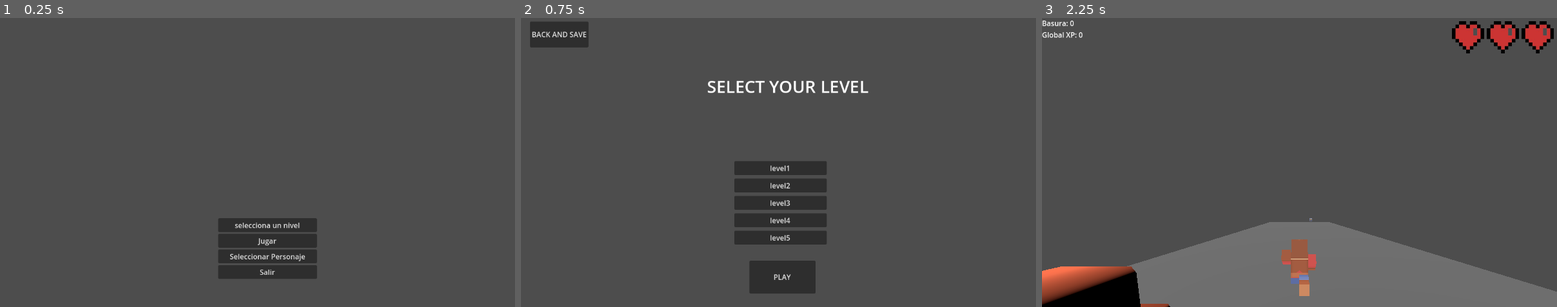
Above: before the commit, frames 1-3 (left to right).
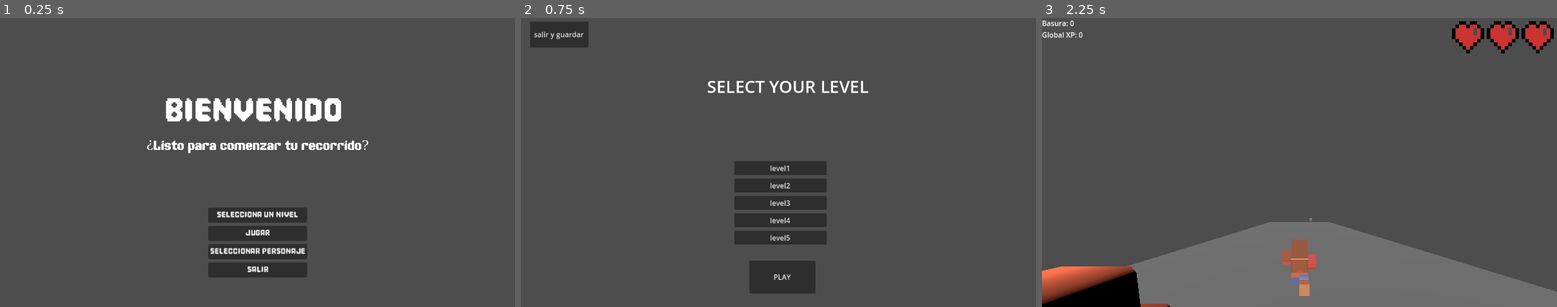
Above: after the commit, the same moments.

Repository: Ilesandres/game-recolections
Game: Godot game, scene res://src/UI/MainMenu.tscn
Same seed, same stepped clock (60 frames per second), same inputs: the game is played once before the commit and once after it.
Inputs:
- Up to frame 1 (0.25 s): no input
- Up to frame 2 (0.75 s): click "selecciona un nivel" at 0.5 s
- Up to frame 3 (2.25 s): click "BACK AND SAVE" (after the commit: "salir y guardar") at 1.25 s; click "Jugar" at 2 s

The runs differ from the first frame. In frame 1, 5.4% of the frame differs, in the area x 28-72%, y 27-91%; in frame 2, 0.1%; in frame 3, nothing differs.

Commit message:
agregar fonts a main

Diff:
--- /dev/null
+++ b/assets/shader/curved_text.gdshader
@@ -0,0 +1,17 @@
+shader_type canvas_item;
+
+uniform float curve_amount : hint_range(0.000, 0.05) = 0.005;
+uniform float center_offset : hint_range(0.0, 1.0) = 0.5;
+
+void fragment() {
+    vec2 uv_norm = UV;
+
+    float dist_from_center = uv_norm.x - center_offset;
+
+    float curve = dist_from_center * dist_from_center * curve_amount * 10.0;
+
+    vec2 new_uv = uv_norm;
+    new_uv.y += curve;
+
+    COLOR = texture(TEXTURE, new_uv);
+}
--- a/src/UI/LevelMenu.tscn
+++ b/src/UI/LevelMenu.tscn
@@ -76,7 +76,7 @@
 offset_top = 0.22399998
 offset_right = 0.08798218
 offset_bottom = -0.09600067
-text = "BACK AND SAVE"
+text = "salir y guardar"
 
 [node name="PlayButton" type="Button" parent="."]
 layout_mode = 1
--- a/src/UI/MainMenu.tscn
+++ b/src/UI/MainMenu.tscn
@@ -1,6 +1,8 @@
-[gd_scene load_steps=2 format=3 uid="uid://tc7uyrsmno8h"]
+[gd_scene load_steps=4 format=3 uid="uid://tc7uyrsmno8h"]
 
 [ext_resource type="Script" uid="uid://ik7cbo1n6un0" path="res://src/UI/MainMenu.gd" id="1_en4mt"]
+[ext_resource type="FontFile" uid="uid://cx566jpavurob" path="res://assets/fonts/pixel-game/Pixel Game.otf" id="2_yq4l5"]
+[ext_resource type="FontFile" uid="uid://rn8mmsjielmk" path="res://assets/fonts/game-paused-demo/Game Paused DEMO.otf" id="3_pe8e0"]
 
 [node name="MainMenu" type="Control"]
 layout_mode = 3
@@ -15,30 +17,71 @@
 layout_mode = 1
 anchors_preset = -1
 anchor_left = 0.5
-anchor_top = 0.69290125
-anchor_right = 0.53862846
+anchor_top = 0.656
+anchor_right = 0.5
 anchor_bottom = 1.0
-offset_left = -88.5
-offset_right = 88.5
+offset_left = -110.5
+offset_top = -0.088012695
+offset_right = 110.5
 grow_horizontal = 2
 grow_vertical = 2
-metadata/_edit_use_anchors_ = true
+theme_override_constants/separation = 7
 
 [node name="LevelButton" type="Button" parent="ButtonContainer"]
 layout_mode = 2
+theme_override_fonts/font = ExtResource("2_yq4l5")
+theme_override_font_sizes/font_size = 25
 text = "selecciona un nivel"
 
 [node name="PlayButton" type="Button" parent="ButtonContainer"]
 layout_mode = 2
+theme_override_fonts/font = ExtResource("2_yq4l5")
+theme_override_font_sizes/font_size = 25
 text = "Jugar"
 
 [node name="SelectCharacterButton" type="Button" parent="ButtonContainer"]
 layout_mode = 2
+theme_override_fonts/font = ExtResource("2_yq4l5")
+theme_override_font_sizes/font_size = 25
 text = "Seleccionar Personaje"
 
 [node name="ExitButton" type="Button" parent="ButtonContainer"]
 layout_mode = 2
+theme_override_fonts/font = ExtResource("2_yq4l5")
+theme_override_font_sizes/font_size = 25
 text = "Salir"
+
+[node name="GridContainer" type="GridContainer" parent="."]
+layout_mode = 1
+anchors_preset = -1
+anchor_left = 0.5
+anchor_top = 0.24100001
+anchor_right = 0.5
+anchor_bottom = 0.46800002
+offset_left = -246.0
+offset_top = -0.16801453
+offset_right = 246.0
+offset_bottom = -0.26400757
+grow_horizontal = 2
+
+[node name="WelcomeLabel" type="Label" parent="GridContainer"]
+layout_mode = 2
+size_flags_horizontal = 6
+size_flags_vertical = 6
+theme_override_fonts/font = ExtResource("2_yq4l5")
+theme_override_font_sizes/font_size = 100
+text = "BIENVENIDO "
+horizontal_alignment = 1
+vertical_alignment = 1
+uppercase = true
+
+[node name="OptionLabel" type="Label" parent="GridContainer"]
+layout_mode = 2
+theme_override_fonts/font = ExtResource("3_pe8e0")
+theme_override_font_sizes/font_size = 30
+text = "¿Listo para comenzar tu recorrido?"
+horizontal_alignment = 1
+vertical_alignment = 1
 
 [connection signal="pressed" from="ButtonContainer/LevelButton" to="." method="_on_level_button_pressed"]
 [connection signal="pressed" from="ButtonContainer/PlayButton" to="." method="_on_play_button_pressed"]
Not shown, added: assets/fonts/halo3/Halo 3 Font Readme.txt
Binary file added: assets/fonts/halo3/Halo3.ttf
Not shown, added: assets/fonts/halo3/Halo3.ttf.import
Not shown, added: assets/shader/curved_text.gdshader.uid
Not shown, added: assets/video/backgground-main-temp.mp4
